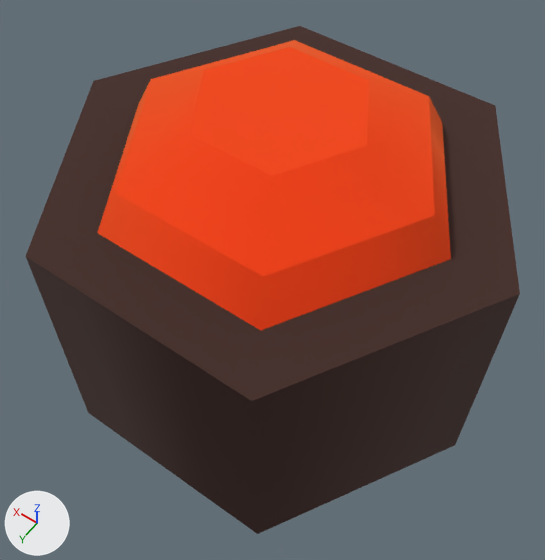
Two versions of the glTF model public/assets/models/food/makiRoe.GLB, one commit apart.
Rendered twice from a 50 mm camera at (-0.073, 0.1055, 0.194) aimed at (-0.0027, 0.0071, 0.0393). The lights are fixed; the arrows at lower left show +X, +Y and +Z.

The scene before the commit, as lines of its bpy script (objects in view):
```python
me_mesh_makiroe_002 = bpy.data.meshes.new('Mesh makiRoe.002')
me_mesh_makiroe_002.from_pydata(...)  # 30 vertices, 56 faces; spans x -0.06..0.06, y -0.052..0.052, z 0.0..0.09
# faces by material slot: [28, 28]
me_mesh_makiroe_002.materials.append(mat_browndarkest_042)  # brown #422923
me_mesh_makiroe_002.materials.append(mat_orange_022)  # orange #ff733a
ob_makiroe = bpy.data.objects.new('makiRoe', me_mesh_makiroe_002)
ob_makiroe.location = (0.0, 0.0, 0.0)
```
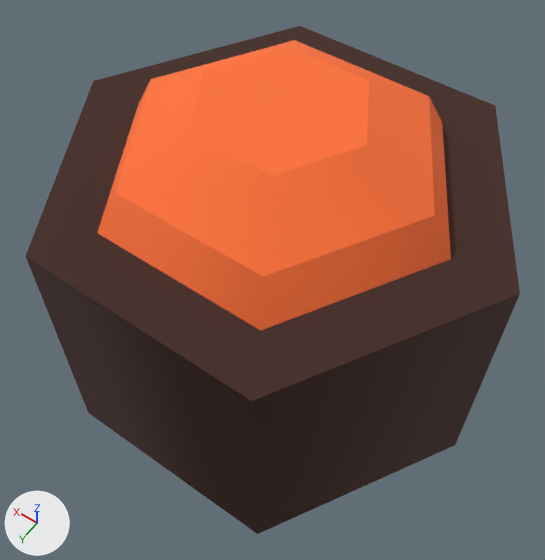
The newer file is also turned or shifted as a whole; pictures and numbers use the older file's frame.

Location of each change, [x1, y1, x2, y2] in pixels of the pictures (545 x 560 px):
'makiRoe', recoloured: [95, 38, 453, 333] in both

Patch to the scene script:
```diff
--- a/public/assets/models/food/makiRoe.GLB.py
+++ b/public/assets/models/food/makiRoe.GLB.py
@@ mat_orange_034 @@
+mat_orange_034 = principled_material('orange.034')
+mat_orange_034.base_color = (1.0, 0.171, 0.0423)  # orange #ff733a
+mat_orange_034.roughness = 1.0
@@ me_mesh_makiroe_002 @@
 me_mesh_makiroe_002.from_pydata(...)  # 30 vertices, 56 faces; spans x -0.06..0.06, y -0.052..0.052, z 0.0..0.09
 me_mesh_makiroe_002.materials.append(mat_browndarkest_042)
-me_mesh_makiroe_002.materials.append(mat_orange_022)  # orange #ff733a
+me_mesh_makiroe_002.materials.append(mat_orange_034)  # orange #ff733a
```
